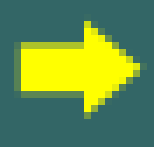
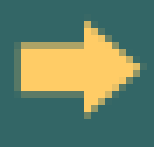
Layer changes from the first 154 x 147 image to the second:
painted on "Shape 1" over (14, 21, 147, 119)
